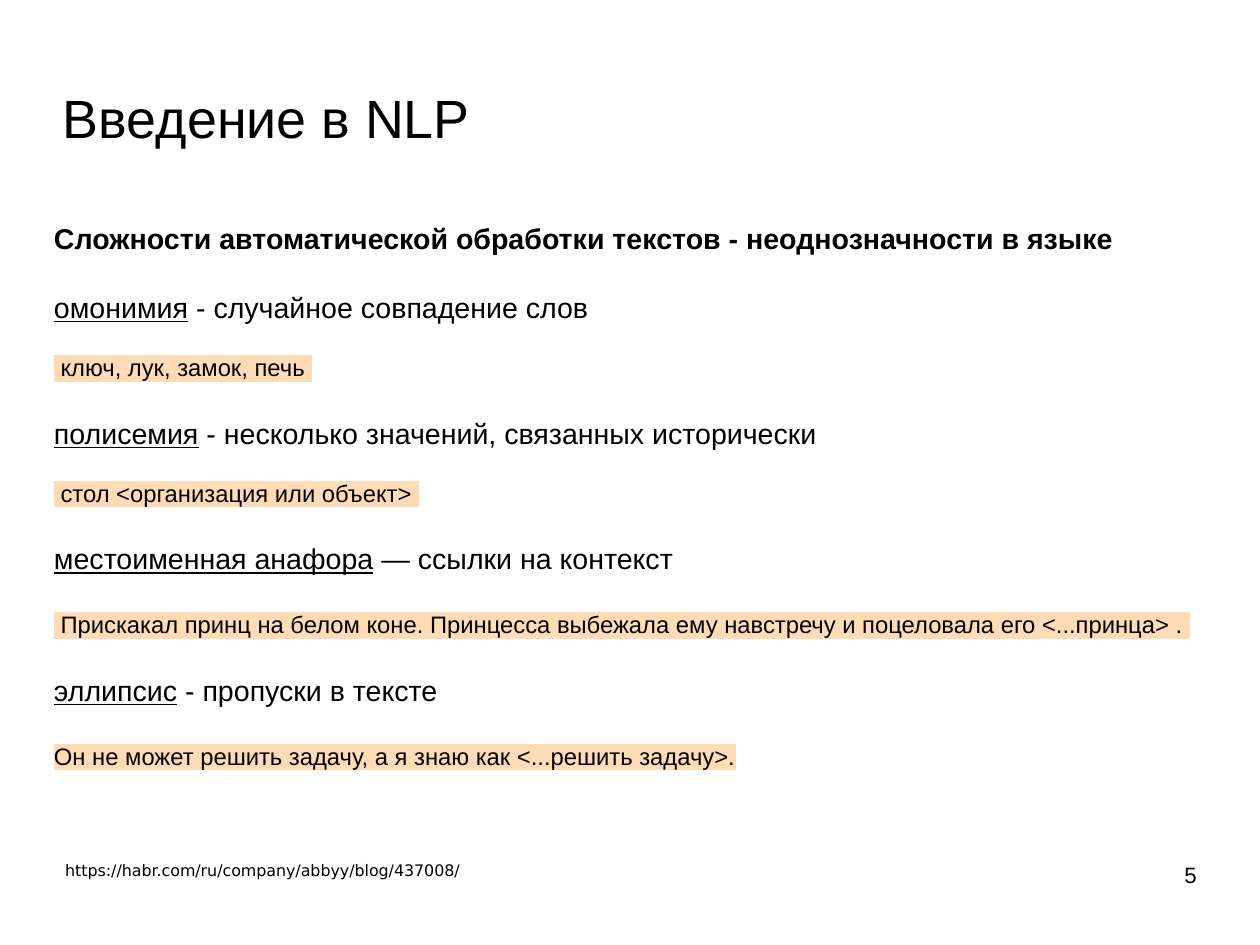
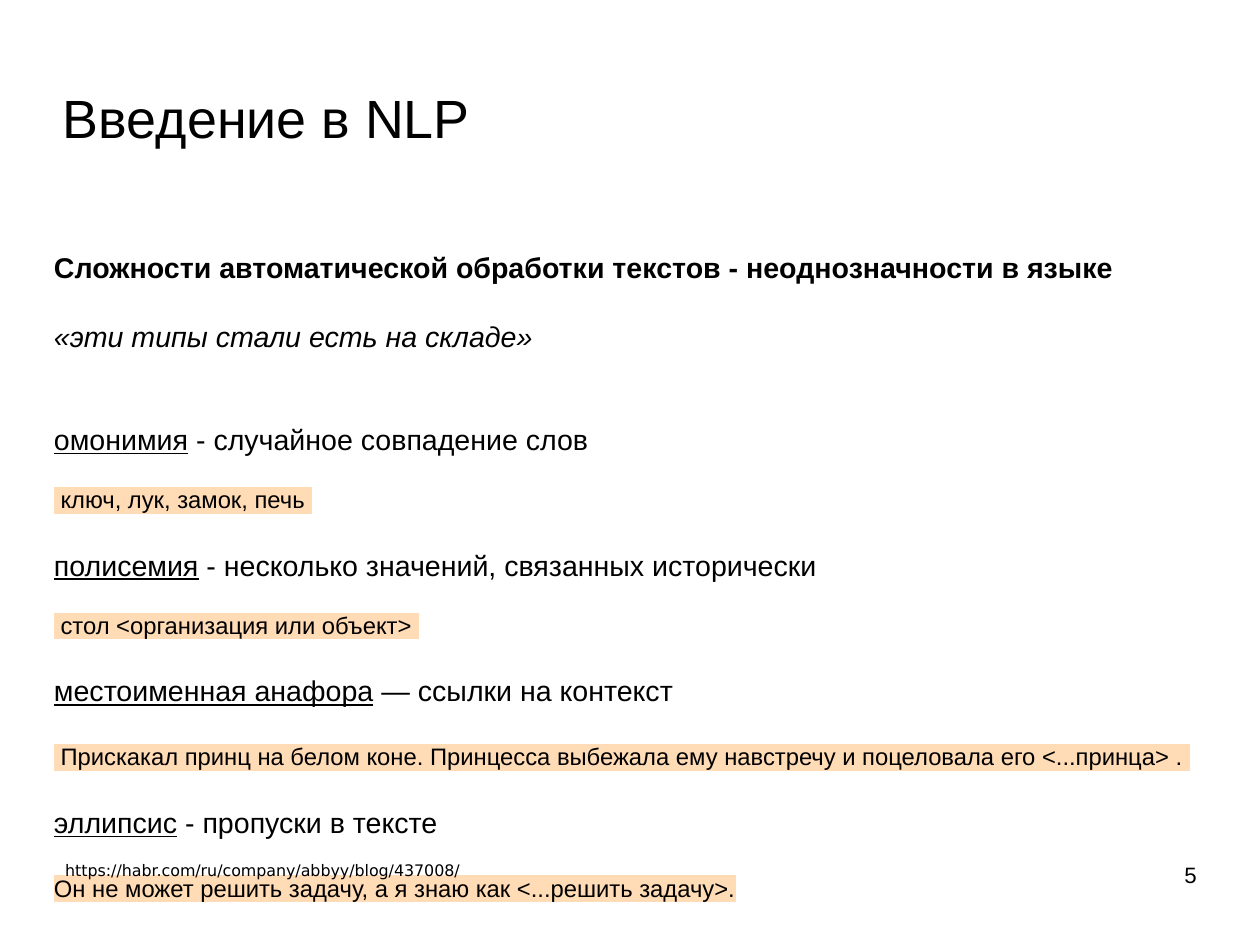
Before and after one commit to mechanoid5/ml_nlp_2022, a slide deck: slide 5 of 01-intro.odp. Drawn at 1260x945 pixels with LibreOffice and Linux fonts; fonts in the diff are those of the drawing; background and template pictures are left out. Boxes give left, top, right and bottom in pixels: in the first picture for what was removed or moved away, otherwise in the second. Text is boxed around its words. In the diff, an @@ line names an element or a change of style, - is before the commit and + after.

```diff
--- a/01-intro.odp
+++ b/01-intro.odp
@@ text "Сложности автоматической обработки текстов - ...": place and size @@
-text "Сложности автоматической обработки текстов - ..." at <box>54,227,1169,771</box>
+text "Сложности автоматической обработки текстов - ..." at <box>54,256,1169,902</box>
@@ text at <box>54,326,532,348</box>: paragraph added @@
+«эти типы стали есть на складе»
```
Also in this commit, not shown: 3 other slides changed, 1 slide added, 2 other files.
